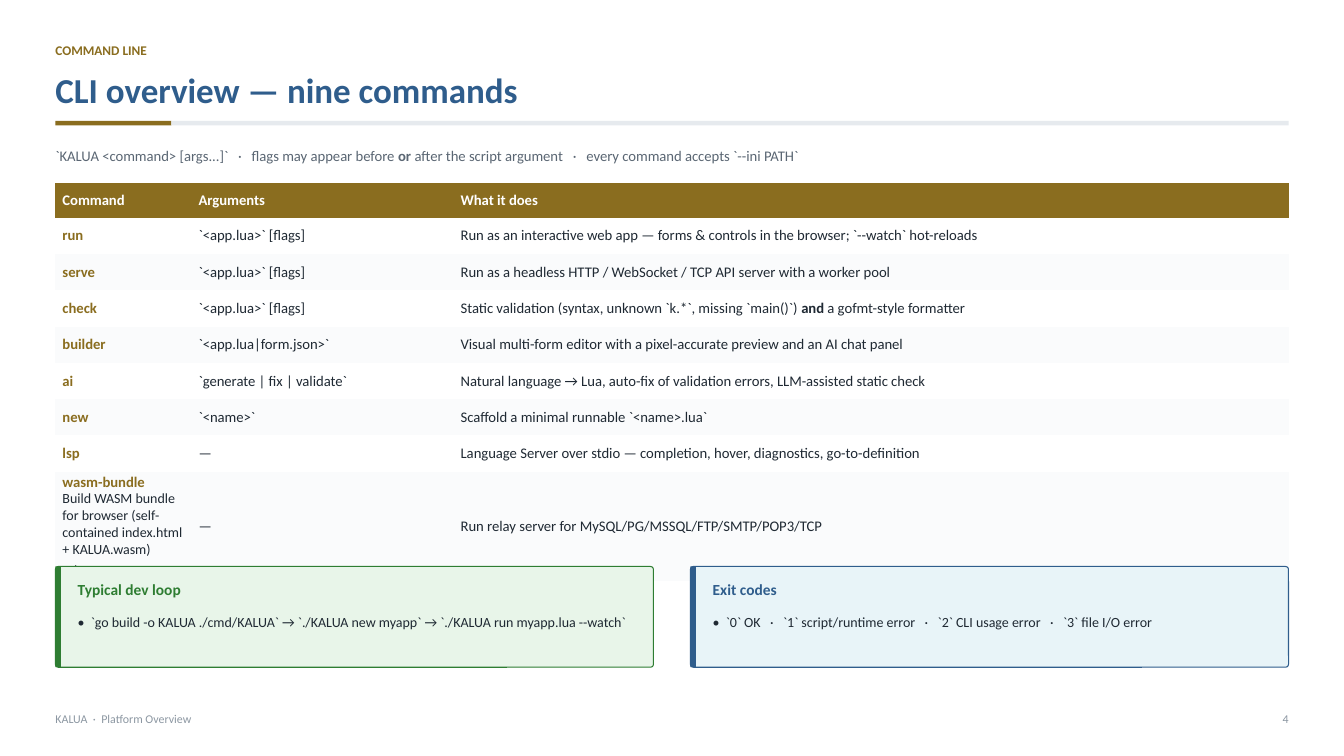
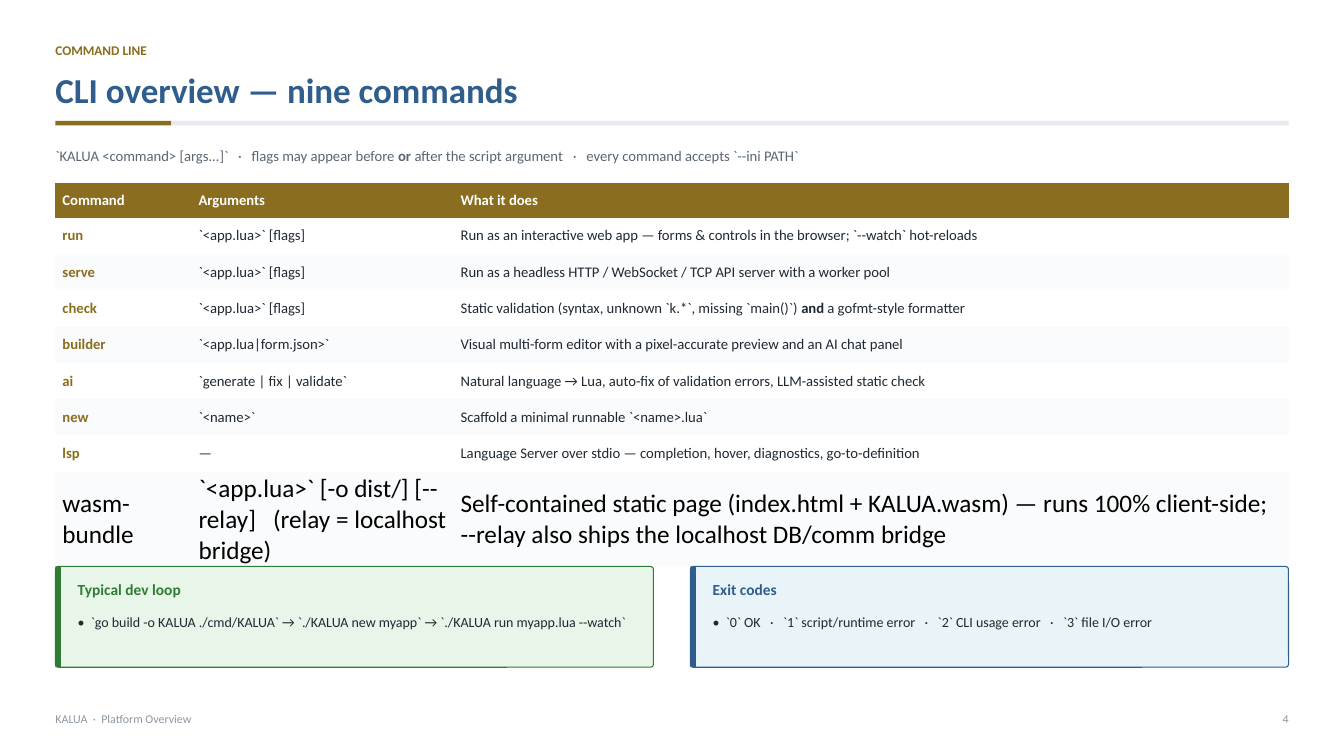
Before and after one commit to MichalHerstus/kalua, a slide deck: slide 4 of docs/kalua-platform-overview.pptx. Drawn at 1344x756 pixels with LibreOffice and Linux fonts; fonts in the diff are those of the drawing. Boxes give left, top, right and bottom in pixels: in the first picture for what was removed or moved away, otherwise in the second. Text is boxed around its words. In the diff, an @@ line names an element or a change of style, - is before the commit and + after.

```diff
--- a/docs/kalua-platform-overview.pptx
+++ b/docs/kalua-platform-overview.pptx
@@ table at <box>55,184,1289,598</box> @@
-row 9: wasm-bundle / Build WASM bundle for browser (self-contained index.html + KALUA.wasm) / relay | — | Run relay server for MySQL/PG/MSSQL/FTP/SMTP/POP3/TCP
+row 9: wasm-bundle | `<app.lua>` [-o dist/] [--relay] (relay = localhost bridge) | Self-contained static page (index.html + KALUA.wasm) — runs 100% client-side; --relay also ships the localhost DB/comm bridge
```
Also in this commit, not shown: 4 other slides changed, 1 other file.
